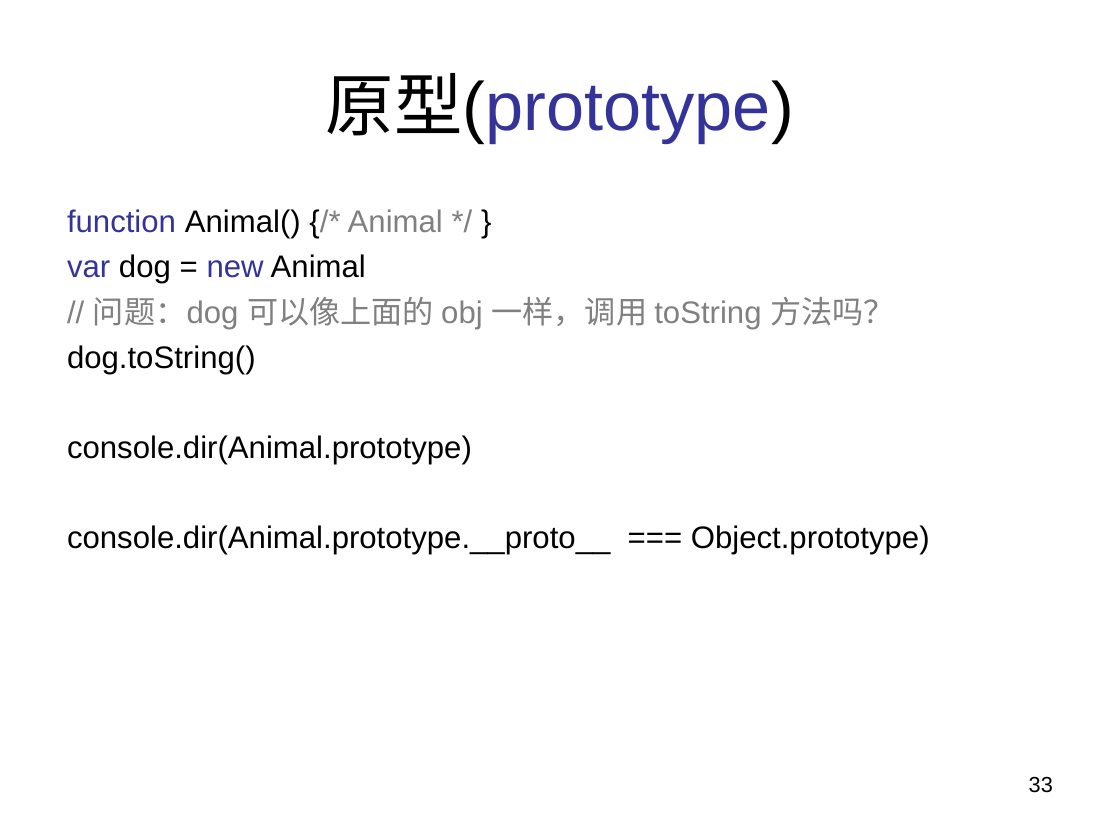
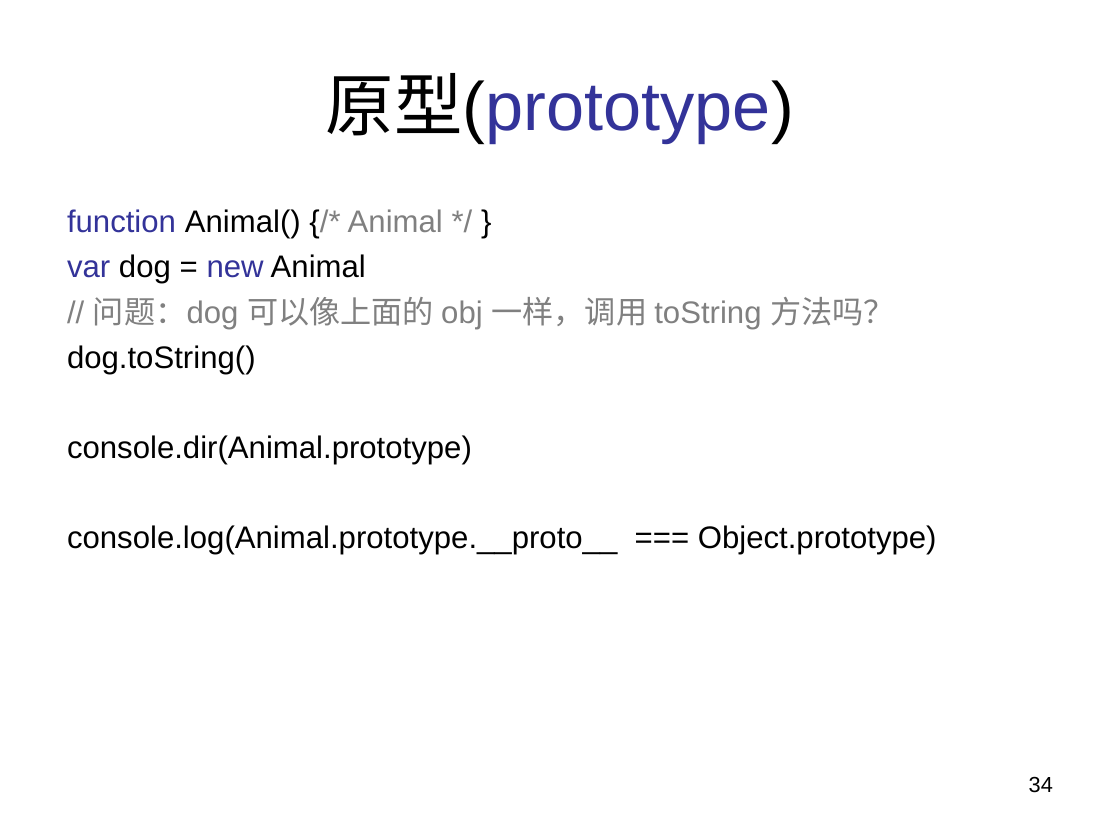
Before and after one commit to panxuepeng/javascript, a slide deck: slide 34 of ppt/第二天课程.ppt (slide 33 before the commit). Drawn at 1120x840 pixels with LibreOffice and Linux fonts; fonts in the diff are those of the drawing. Boxes give left, top, right and bottom in pixels: in the first picture for what was removed or moved away, otherwise in the second. Text is boxed around its words. In the diff, an @@ line names an element or a change of style, - is before the commit and + after.

```diff
--- a/ppt/第二天课程.ppt
+++ b/ppt/第二天课程.ppt
@@ text at (x1=67, y1=525, x2=937, y2=554): text changed @@
-console.dir(Animal.prototype.__proto__ === Object.prototype)
+console.log(Animal.prototype.__proto__ === Object.prototype)
@@ page number at (x1=1029, y1=776, x2=1053, y2=793): text changed @@
-33
+34
```
Also in this commit, not shown: 8 other slides changed, 2 slides added, 3 other files.
